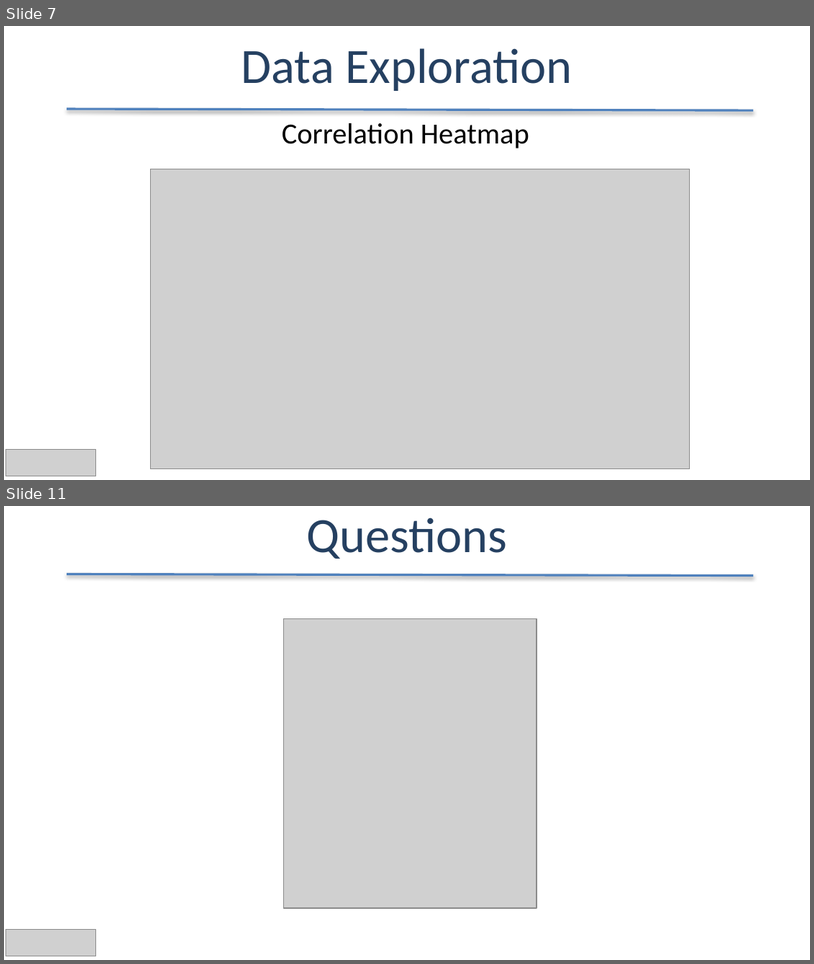
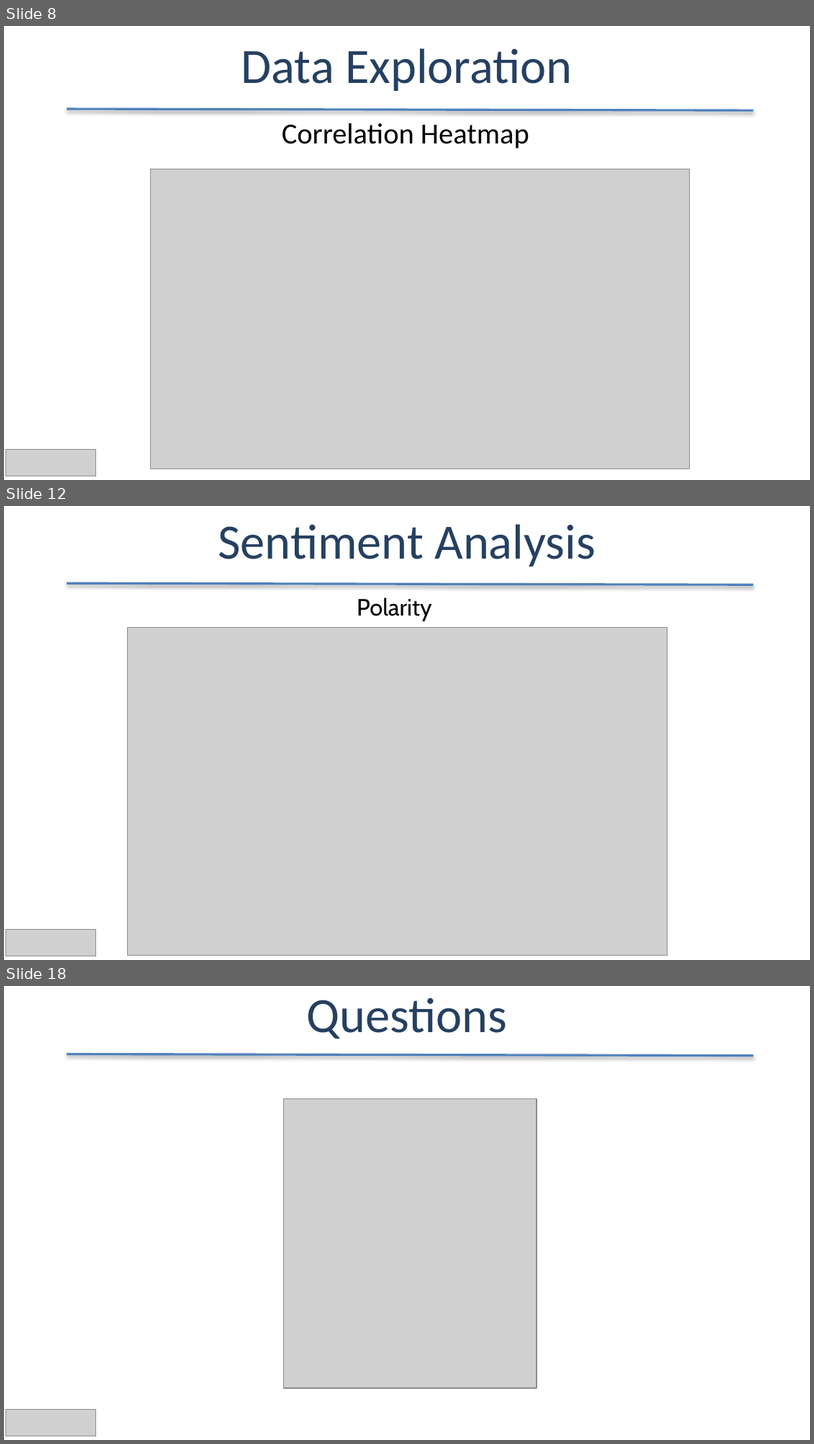
Before and after one commit to shehzadb03/General_Assembly_Yelp_NLP_Draft, a slide deck: DAT7_Bashir.pptx. Shown one above the other, each under a label of ours: slides 7 and 11 before the commit, slides 8, 12 and 18 after it; the slides between them are not shown. The pictures are 814x964 and 814x1444 pixels, drawn with LibreOffice and Linux fonts; fonts in the diff are those of the drawing; grey boxes stand for pictures. Boxes give left, top, right and bottom in pixels: in the first picture for what was removed or moved away, otherwise in the second. Text is boxed around its words. In the diff, an @@ line names an element or a change of style, - is before the commit and + after.

```diff
--- a/DAT7_Bashir.pptx
+++ b/DAT7_Bashir.pptx
@@ slide 12 added at [4,506,810,960], background #FFFFFF @@
@@ text added at [218,524,596,566], 44 pt, text #254061 @@
+Sentiment Analysis
@@ line added from (67, 584) to (754, 585), #4F81BD 2 pt @@
@@ text added at [357,597,432,621], 21 pt, text #000000 @@
+Polarity
@@ picture added at [128,627,668,955] @@
@@ picture added at [5,929,96,955] @@
@@ what was slide 7 is now slide 8 @@
@@ what was slide 11 is now slide 18 @@
```
Also in this commit, not shown: 6 slides changed, 8 other slides added, 2 slides removed.
